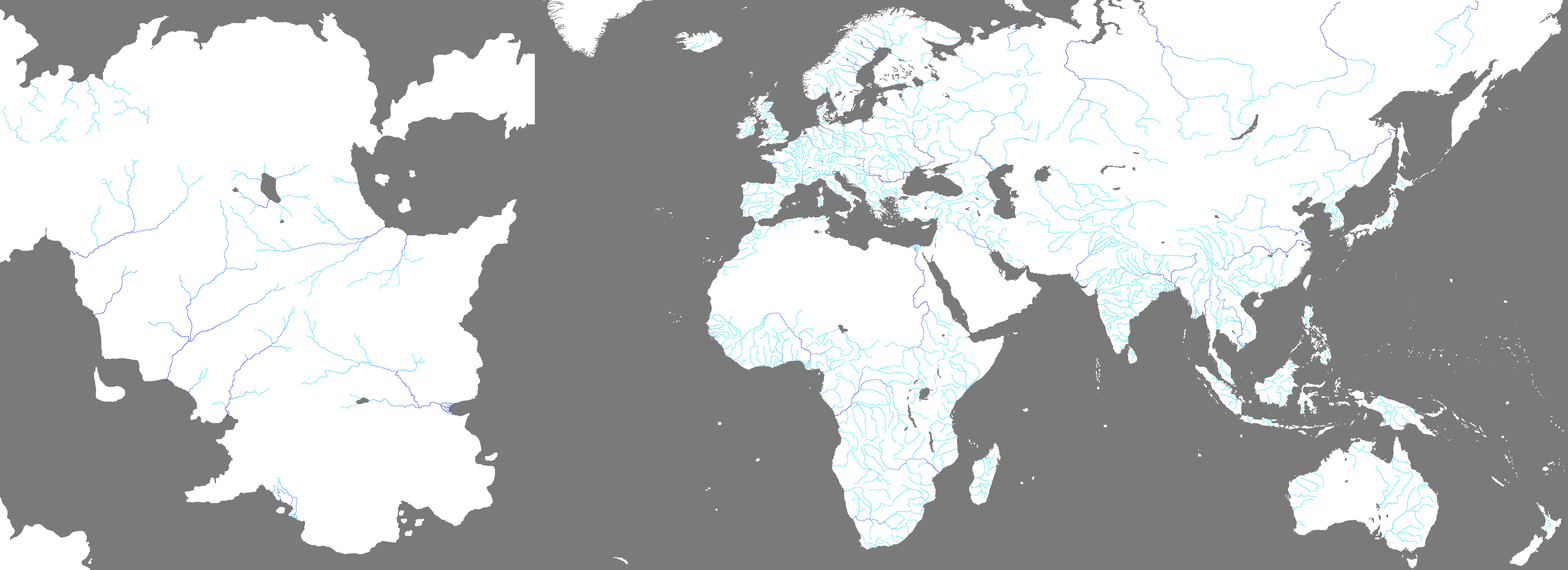
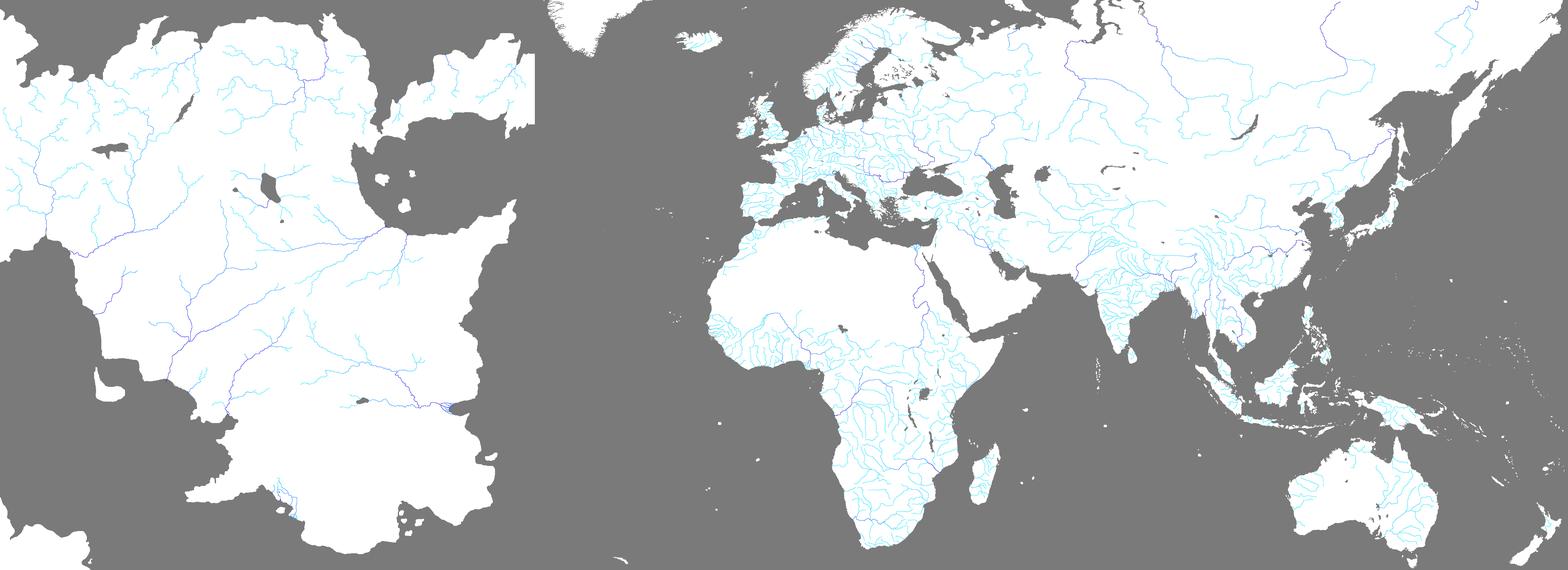
The second 1568 x 570 image is a revision of the first. Changes to its layers:
removed layer "Visible" over bbox(5, 40, 526, 229)
added layer "thilisar_rest" above "wilderness" over bbox(130, 40, 526, 152)
added layer "wilderness" above "dargaren" over bbox(5, 93, 195, 229)
painted on "dargaren" over bbox(39, 118, 68, 153)
painted on "halethin" over bbox(128, 124, 173, 159)
